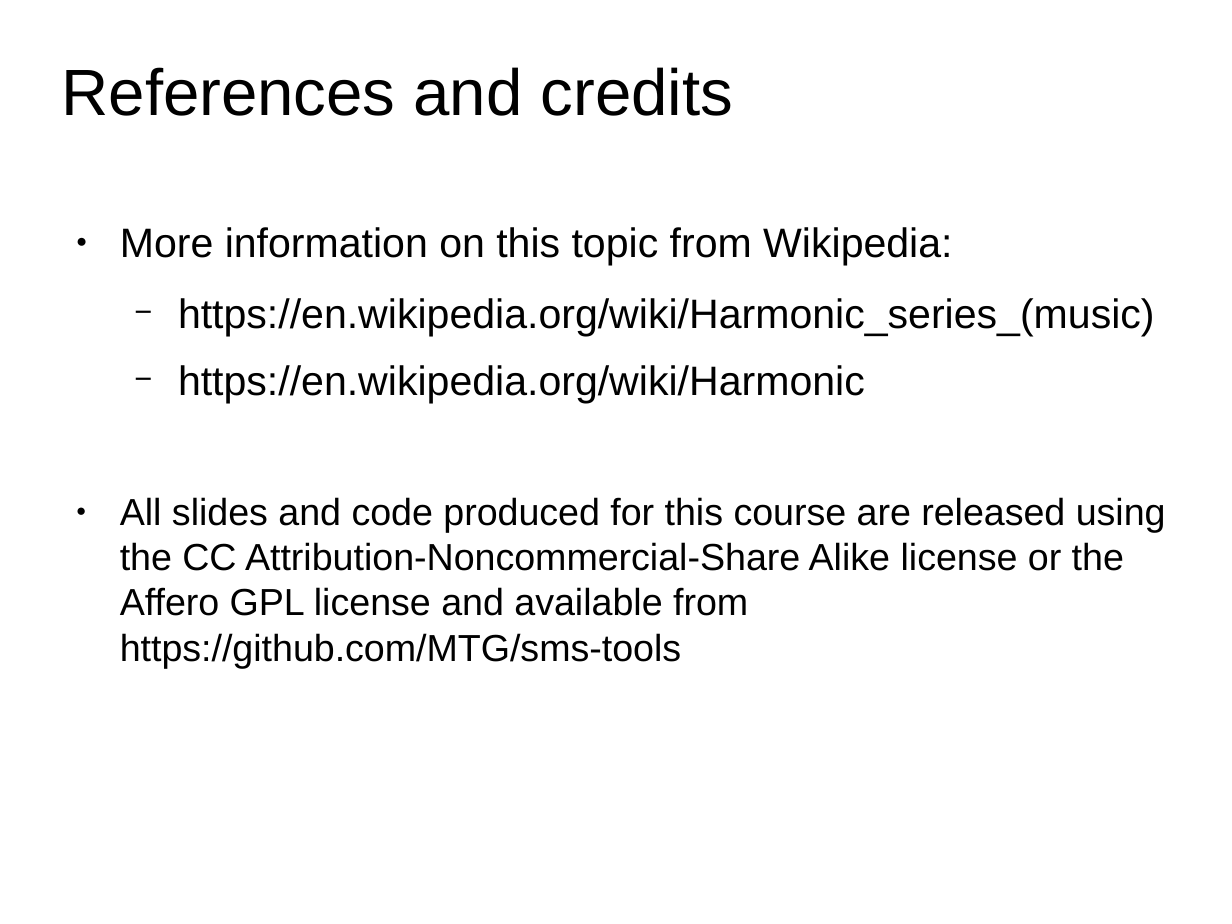
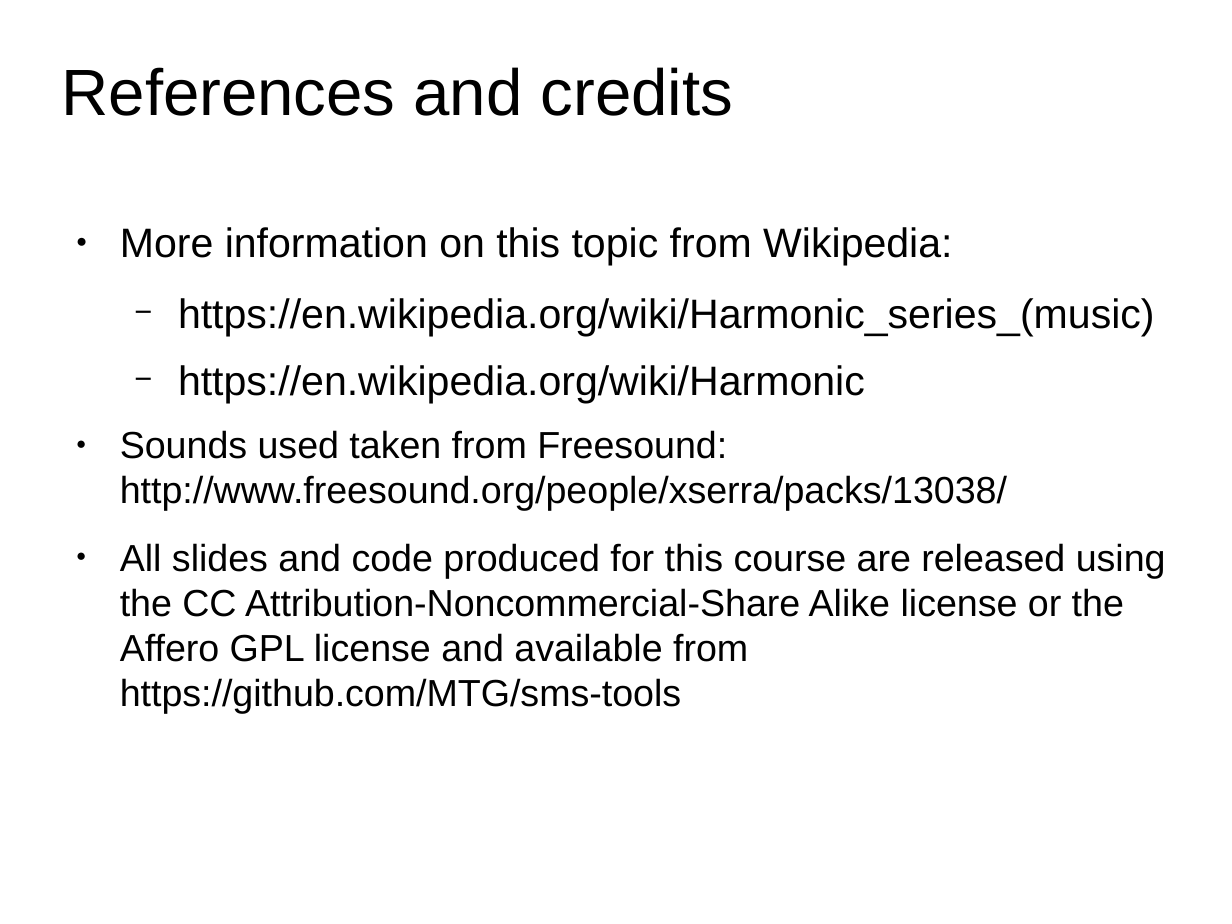
Before and after one commit to MTG/sms-tools, a slide deck: slide 11 of lectures/6-Harmonic-model/Harmonic-model.odp (slide 12 before the commit). Drawn at 1232x924 pixels with LibreOffice and Linux fonts; fonts in the diff are those of the drawing. Boxes give left, top, right and bottom in pixels: in the first picture for what was removed or moved away, otherwise in the second. Text is boxed around its words. In the diff, an @@ line names an element or a change of style, - is before the commit and + after.

```diff
--- a/lectures/6-Harmonic-model/Harmonic-model.odp
+++ b/lectures/6-Harmonic-model/Harmonic-model.odp
@@ text at (x1=120, y1=430, x2=1007, y2=511): paragraph added @@
+● Sounds used taken from Freesound: http://www.freesound.org/people/xserra/packs/13038/
```
Also in this commit, not shown: 3 other slides changed, 2 slides added, 3 slides removed, 35 other files.
